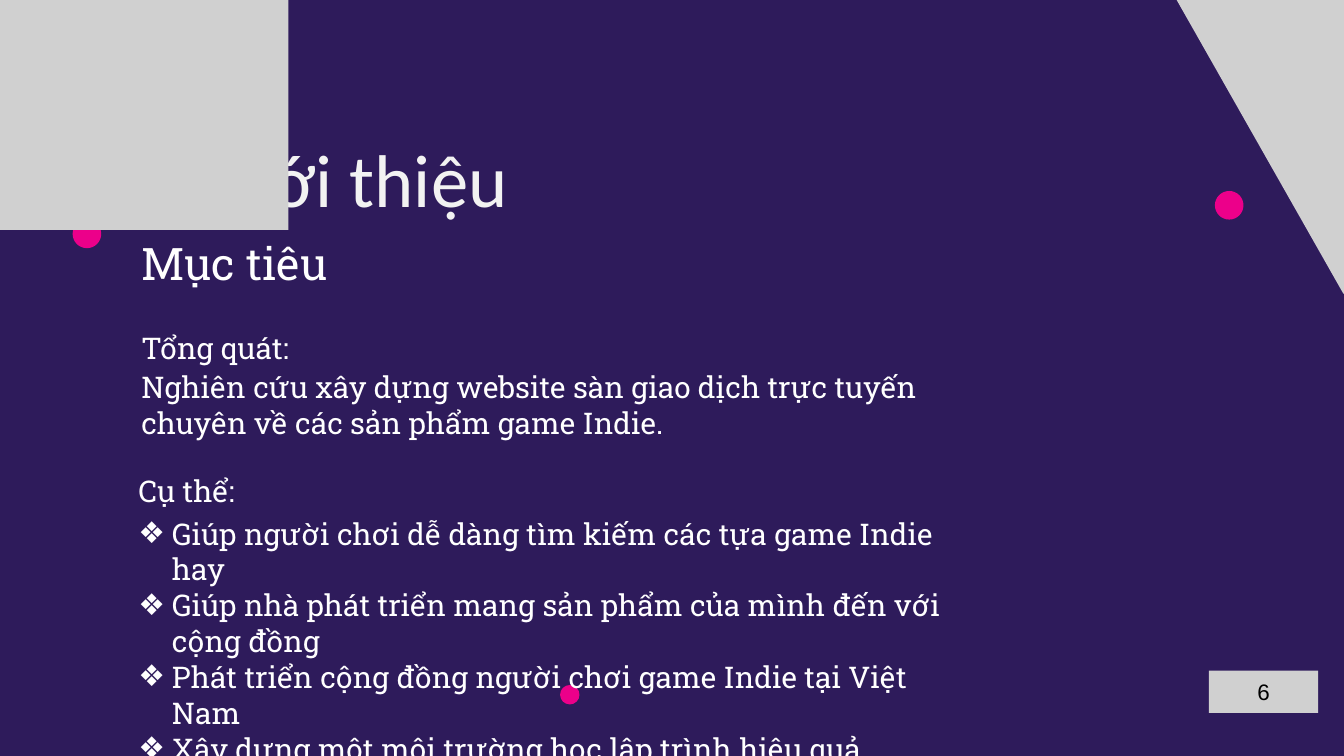
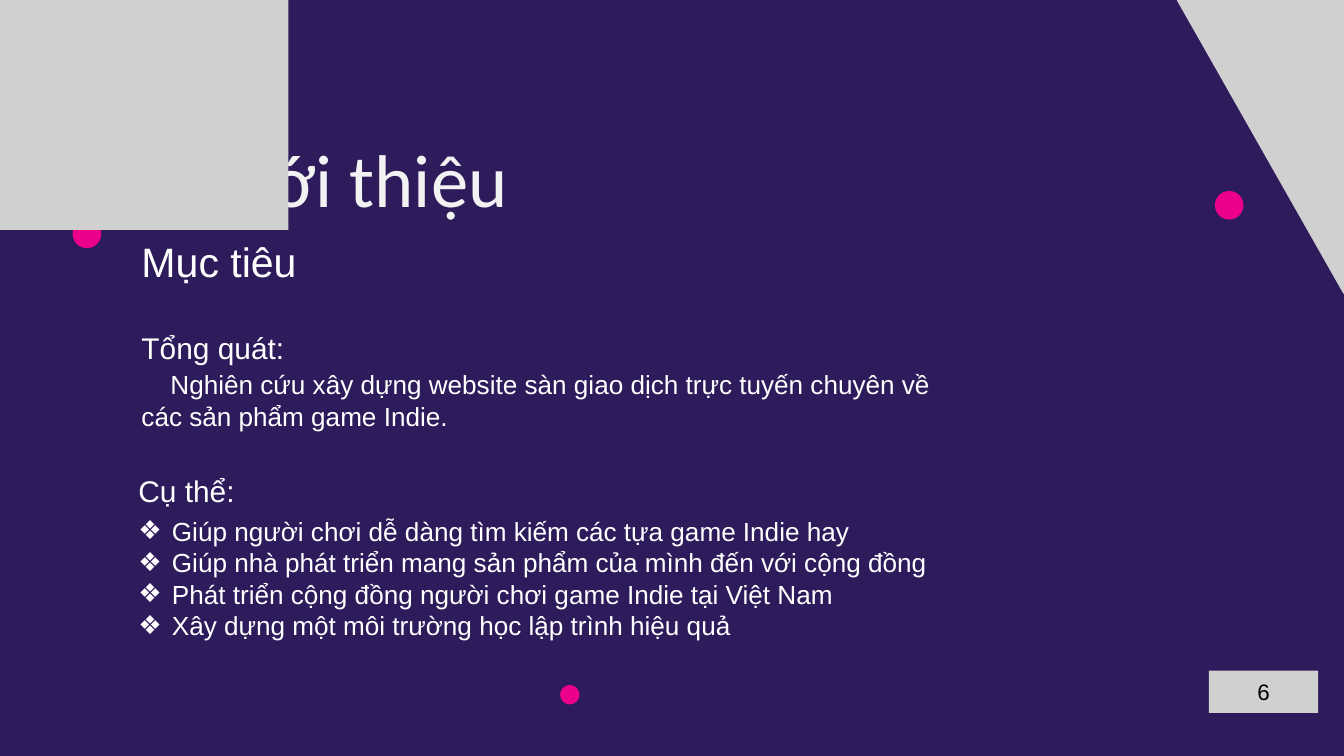
Before and after one commit to B2012257/lvtn_indieGameForum, a slide deck: slide 6 of docs/gameIndiePPT.pptx. Drawn at 1344x756 pixels with LibreOffice and Linux fonts; fonts in the diff are those of the drawing; grey boxes stand for pictures. Boxes give left, top, right and bottom in pixels: in the first picture for what was removed or moved away, otherwise in the second. Text is boxed around its words. In the diff, an @@ line names an element or a change of style, - is before the commit and + after.

Commit message:
docs: fix font ppt

```diff
--- a/docs/gameIndiePPT.pptx
+++ b/docs/gameIndiePPT.pptx
@@ text "Mục tiêu" at [141, 247, 296, 284]: size 48 to 44 pt, font Roboto Slab to Arial @@
@@ text "Tổng quát:" at [141, 335, 284, 364]: font Roboto Slab to Arial @@
@@ text "Nghiên cứu xây dựng website ..." at [141, 374, 930, 432]: size 32 to 28 pt, font Roboto Slab to Arial @@
@@ text "Cụ thể:" at [138, 478, 235, 507]: font Roboto Slab to Arial @@
@@ text "Giúp người chơi dễ dàng ..." at [172, 520, 926, 641]: size 32 to 28 pt, font Roboto Slab to Arial @@
```
Also in this commit, not shown: 24 other slides changed, 2 other files.
